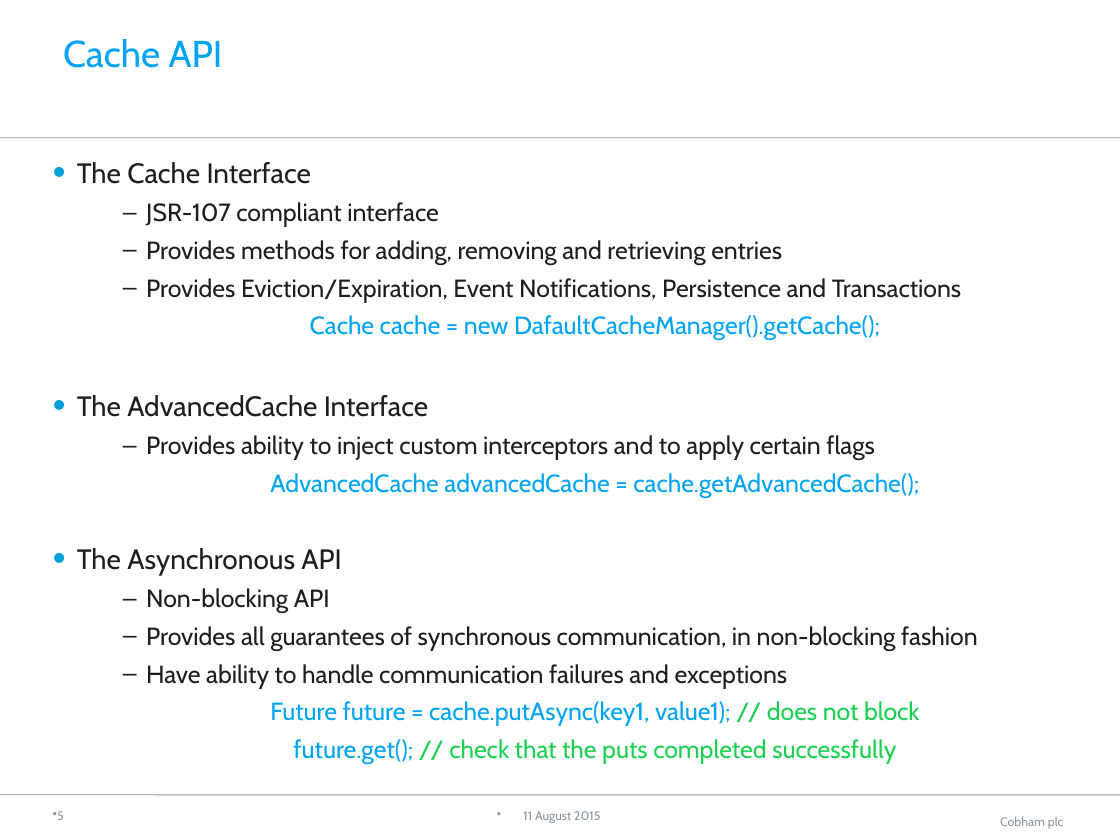
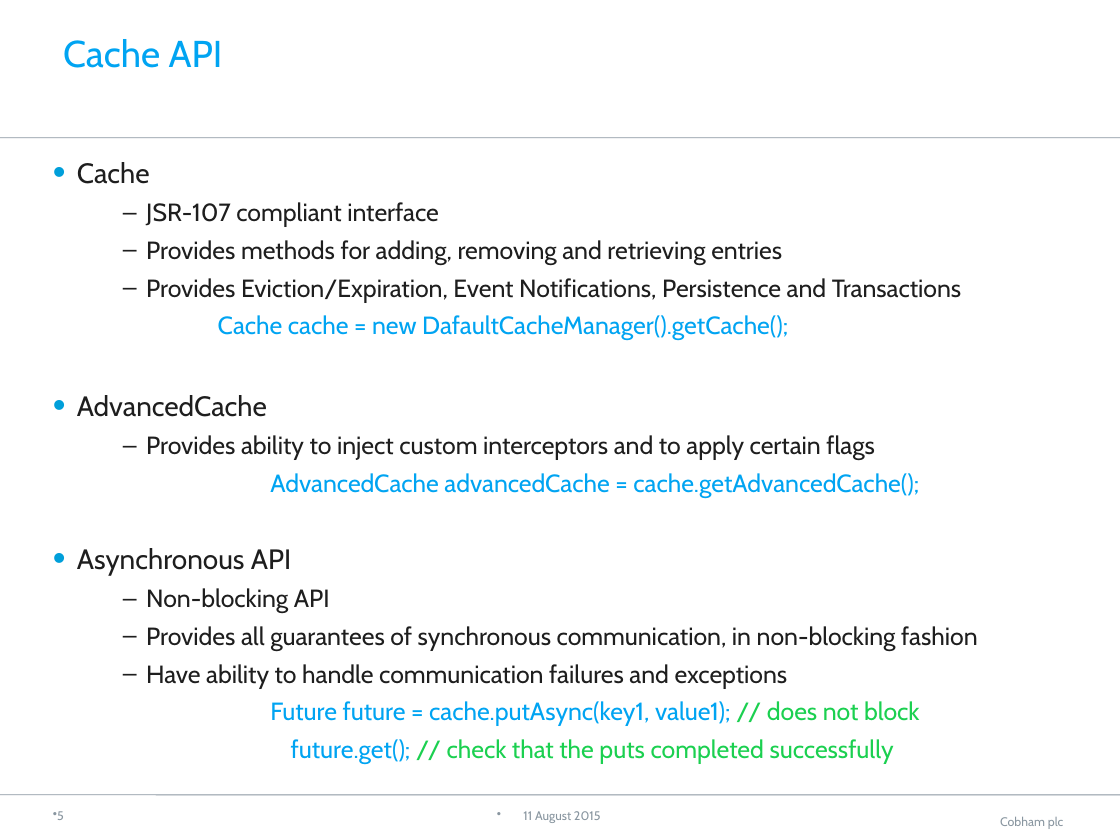
Before and after one commit to neha-bansal/Demos, a slide deck: slide 6 of infinispan-embedded-tutorial/Infinispan.pptx. Drawn at 1120x840 pixels with LibreOffice and Linux fonts; fonts in the diff are those of the drawing; background and template pictures are left out. Boxes give left, top, right and bottom in pixels: in the first picture for what was removed or moved away, otherwise in the second. Text is boxed around its words. In the diff, an @@ line names an element or a change of style, - is before the commit and + after.

Commit message:
ppt changed

```diff
--- a/infinispan-embedded-tutorial/Infinispan.pptx
+++ b/infinispan-embedded-tutorial/Infinispan.pptx
@@ text at bbox=[77, 162, 150, 184]: text changed @@
-• The Cache Interface
+• Cache
@@ text at bbox=[218, 315, 894, 764]: alignment centre to left @@
@@ text at bbox=[77, 395, 267, 417]: text changed @@
-• The AdvancedCache Interface
+• AdvancedCache
@@ text at bbox=[77, 548, 291, 575]: text changed @@
-• The Asynchronous API
+• Asynchronous API
```
Also in this commit, not shown: 1 other slide changed, 1 slide added, 2 other files.
